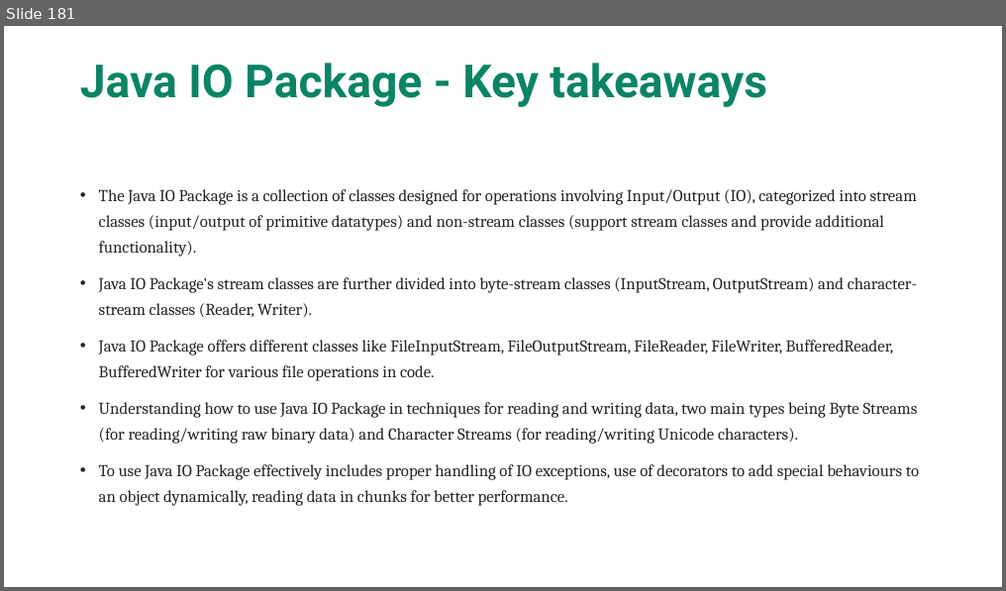
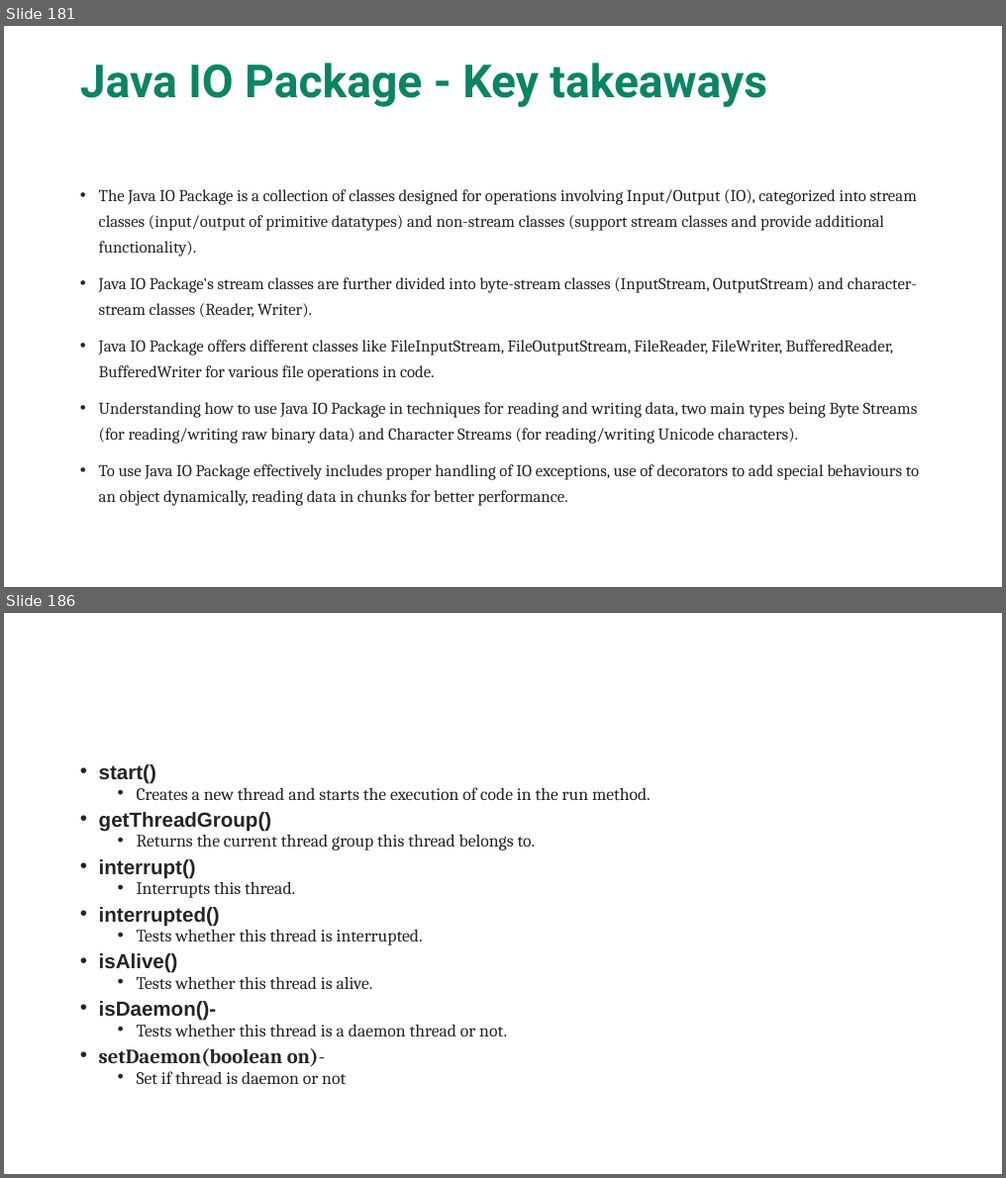
Before and after one commit to maddireddy/Core-Java, a slide deck: Notes/Core_Java.pptx. Shown one above the other, each under a label of ours: slide 181 before the commit, slides 181 and 186 after it; the slides between them are not shown. The pictures are 1006x591 and 1006x1178 pixels, drawn with LibreOffice and Linux fonts; fonts in the diff are those of the drawing. Boxes give left, top, right and bottom in pixels: in the first picture for what was removed or moved away, otherwise in the second. Text is boxed around its words. In the diff, an @@ line names an element or a change of style, - is before the commit and + after.

```diff
--- a/Notes/Core_Java.pptx
+++ b/Notes/Core_Java.pptx
@@ slide 186 added at (4,613,1002,1174), background #FFFFFF @@
@@ text added at (99,764,650,1084), 16.8 pt, text #242424 @@
+• start()
+  • Creates a new thread and starts the execution of code in the run method.
+• getThreadGroup()
+  • Returns the current thread group this thread belongs to.
+• interrupt()
+  • Interrupts this thread.
+• interrupted()
+  • Tests whether this thread is interrupted.
+• isAlive()
+  • Tests whether this thread is alive.
+• isDaemon()-
+  • Tests whether this thread is a daemon thread or not.
+• setDaemon(boolean on)-
+  • Set if thread is daemon or not
```
Also in this commit, not shown: 22 other slides added, 12 other files.
